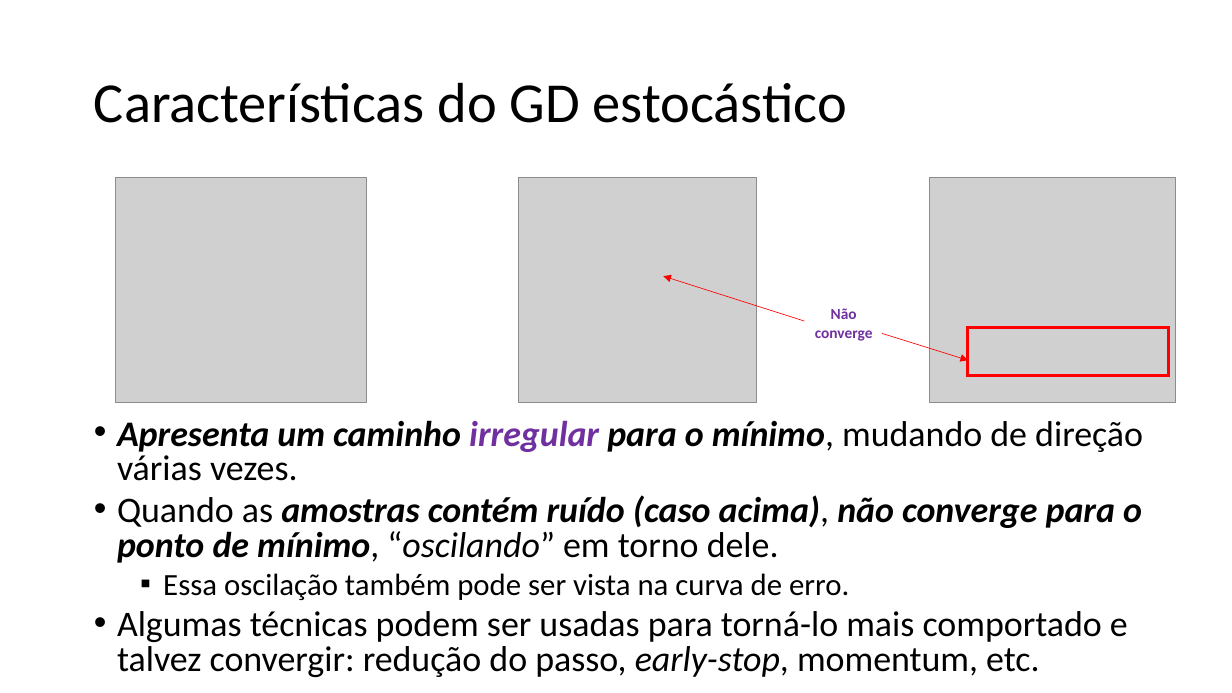
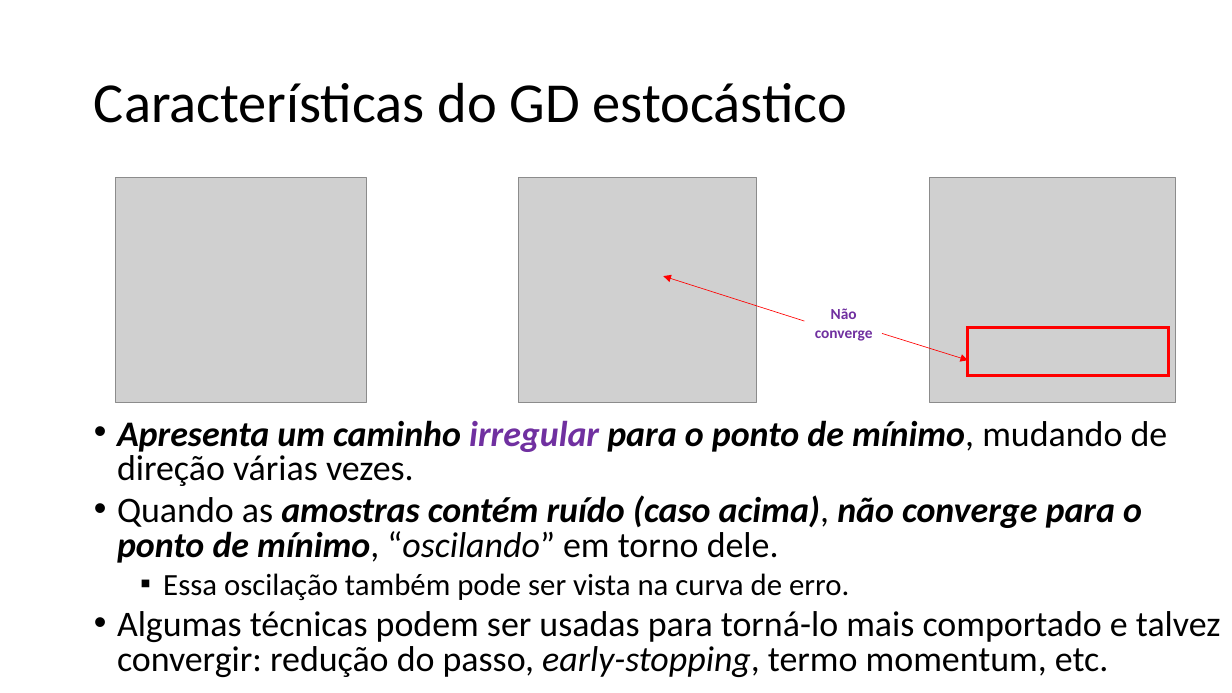
Before and after one commit to zz4fap/t319_aprendizado_de_maquina, a slide deck: slide 33 of slides/T319_Regressão_Linear (Parte II).pptx. Drawn at 1232x693 pixels with LibreOffice and Linux fonts; fonts in the diff are those of the drawing; grey boxes stand for pictures. Boxes give left, top, right and bottom in pixels: in the first picture for what was removed or moved away, otherwise in the second. Text is boxed around its words. In the diff, an @@ line names an element or a change of style, - is before the commit and + after.

```diff
--- a/slides/T319_Regressão_Linear (Parte II).pptx
+++ b/slides/T319_Regressão_Linear (Parte II).pptx
@@ text at <box>117,420,1168,486</box>: text changed @@
-• Apresenta um caminho irregular para o mínimo, mudando de direção várias vezes.
+• Apresenta um caminho irregular para o ponto de mínimo, mudando de direção várias vezes.
@@ text at <box>117,611,1221,677</box>: text changed @@
-• Algumas técnicas podem ser usadas para torná-lo mais comportado e talvez convergir: redução do passo, early-stop, momentum, etc.
+• Algumas técnicas podem ser usadas para torná-lo mais comportado e talvez convergir: redução do passo, early-stopping, termo momentum, etc.
```
Also in this commit, not shown: 2 other slides changed, 5 other files.
